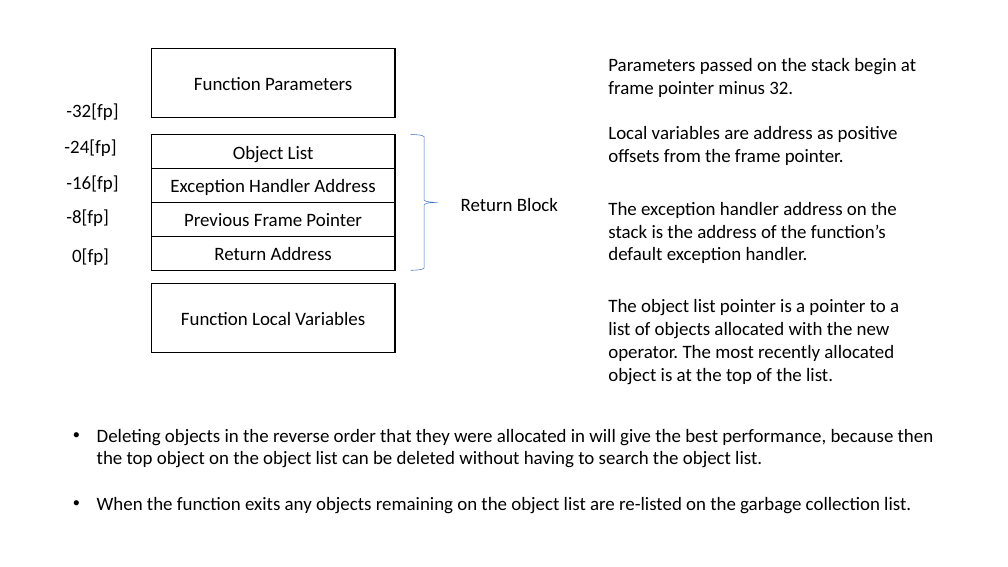
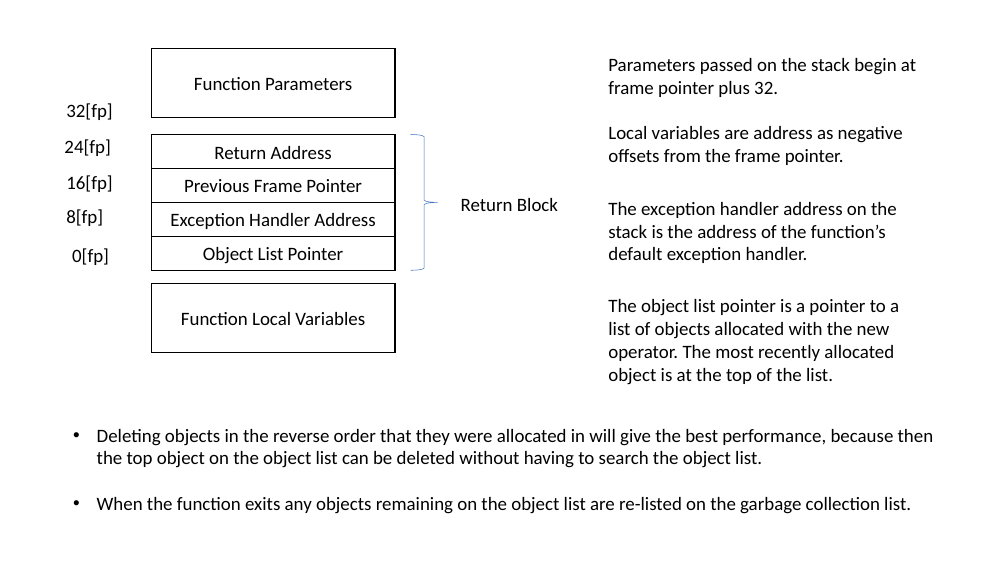
Before and after one commit to robfinch/ANY-1, a slide deck: slide 1 of v3/software/CC64/doc/ReturnBlock.pptx. Drawn at 1008x567 pixels with LibreOffice and Linux fonts; fonts in the diff are those of the drawing. Boxes give left, top, right and bottom in pixels: in the first picture for what was removed or moved away, otherwise in the second. Text is boxed around its words. In the diff, an @@ line names an element or a change of style, - is before the commit and + after.

Commit message:
ANY1 v3 update
- return block
-

```diff
--- a/v3/software/CC64/doc/ReturnBlock.pptx
+++ b/v3/software/CC64/doc/ReturnBlock.pptx
@@ text at [608,58,916,165]: text changed @@
-Parameters passed on the stack begin at frame pointer minus 32.
-Local variables are address as positive offsets from the frame pointer.
+Parameters passed on the stack begin at frame pointer plus 32.
+Local variables are address as negative offsets from the frame pointer.
@@ text at [66,103,112,120]: text changed @@
--32[fp]
+32[fp]
@@ text at [64,139,110,156]: text changed @@
--24[fp]
+24[fp]
@@ text in rectangle at [214,146,332,159]: text changed @@
-Object List
+Return Address
@@ text at [66,175,112,192]: text changed @@
--16[fp]
+16[fp]
@@ rectangle "Previous Frame Pointer": place and size @@
-rectangle "Previous Frame Pointer" at [151,203,395,237]
+rectangle "Previous Frame Pointer" at [151,169,395,203]
@@ text at [66,209,103,226]: text changed @@
--8[fp]
+8[fp]
@@ rectangle "Exception Handler Address": place and size @@
-rectangle "Exception Handler Address" at [151,169,395,203]
+rectangle "Exception Handler Address" at [151,203,395,237]
@@ text in rectangle at [203,247,344,264]: text changed @@
-Return Address
+Object List Pointer
```
Also in this commit, not shown: 1 slide added, 36 other files.
